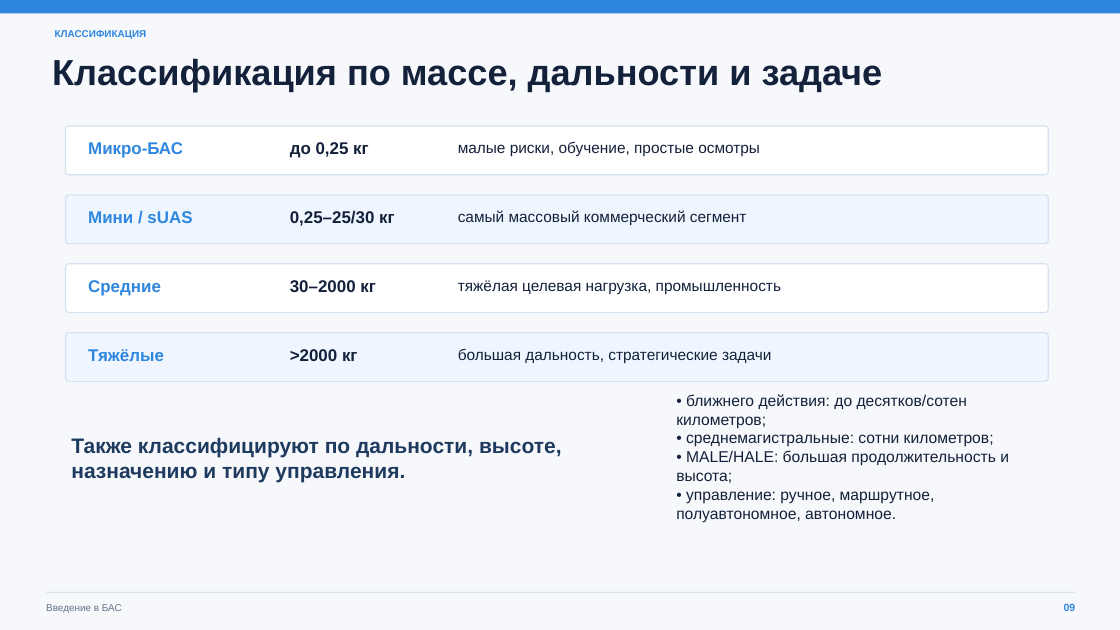
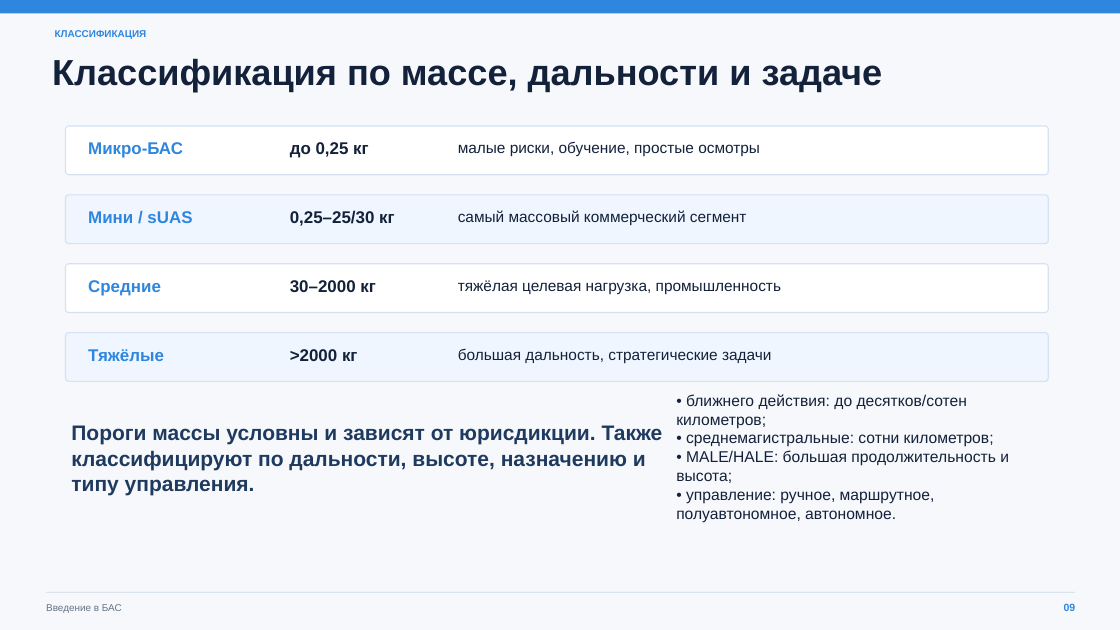
Before and after one commit to xMishelProo/BAS, a slide deck: slide 9 of Введение в БАС.pptx. Drawn at 1120x630 pixels with LibreOffice and Linux fonts; fonts in the diff are those of the drawing. Boxes give left, top, right and bottom in pixels: in the first picture for what was removed or moved away, otherwise in the second. Text is boxed around its words. In the diff, an @@ line names an element or a change of style, - is before the commit and + after.

```diff
--- a/Введение в БАС.pptx
+++ b/Введение в БАС.pptx
@@ text at (71,425,663,495): text changed @@
-Также классифицируют по дальности, высоте, назначению и типу управления.
+Пороги массы условны и зависят от юрисдикции. Также классифицируют по дальности, высоте, назначению и типу управления.
```
Also in this commit, not shown: 3 other slides changed, 1 other file.
